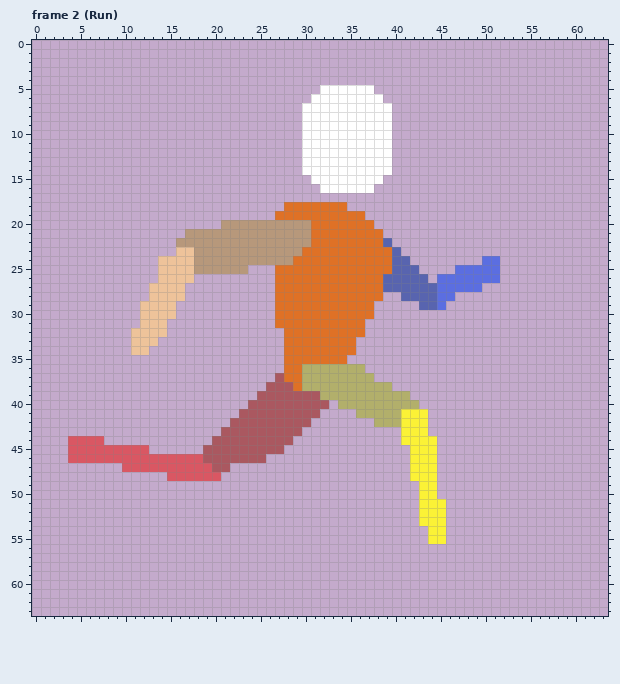
One commit to this pixel-art file: Assets/Art/Player/player_test.aseprite. The first picture shows the starting point.
64x64 pixels, 11 frames. Shown: frame 2 (Run). The commit also changed other frames, which this record leaves out.
The result:
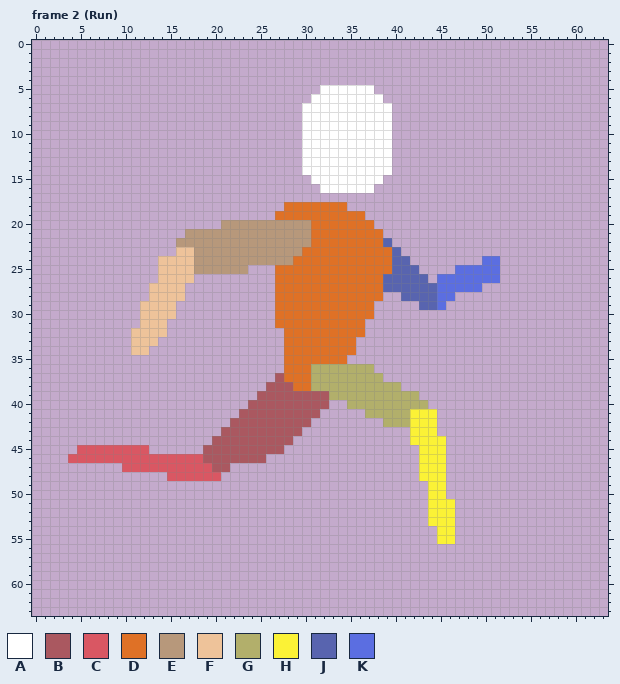
Palette (. is transparent): A #ffffff  B #aa5860  C #d95763  D #df7126  E #b7987b  F #eec39a  G #b2af6b  H #fbf236  J #5864af  K #5b6ee1
The edit:
{"where": "frame 2 (Run), layers \"front-leg\", \"back-leg\""}
{"frame":2,"y":36,"x":30,"old":"G","new":"D"}
{"frame":2,"y":36,"x":37,"old":".","new":"G"}
{"frame":2,"y":37,"x":30,"old":"G","new":"D"}
{"frame":2,"y":37,"x":38,"old":".","new":"G"}
{"frame":2,"y":38,"x":30,"old":"G","new":"D"}
{"frame":2,"y":38,"x":40,"old":".","new":"G"}
{"frame":2,"y":39,"x":32,"old":"G","new":"B"}
{"frame":2,"y":39,"x":42,"old":".","new":"G"}
{"frame":2,"y":40,"x":34,"old":"G","new":"."}
{"frame":2,"y":40,"x":43,"old":".","new":"G"}
{"frame":2,"y":41,"x":36,"old":"G","new":"."}
{"frame":2,"y":41,"x":41,"old":"H","new":"G"}
{"frame":2,"y":41,"x":44,"old":".","new":"H"}
{"frame":2,"y":42,"x":38,"old":"G","new":"."}
{"frame":2,"y":42,"x":41,"old":"H","new":"G"}
{"frame":2,"y":42,"x":44,"old":".","new":"H"}
{"frame":2,"y":43,"x":41,"old":"H","new":"."}
{"frame":2,"y":43,"x":44,"old":".","new":"H"}
{"frame":2,"y":44,"x":4,"old":"CCCC","new":"...."}
{"frame":2,"y":44,"x":41,"old":"H","new":"."}
{"frame":2,"y":44,"x":45,"old":".","new":"H"}
{"frame":2,"y":45,"x":4,"old":"C","new":"."}
{"frame":2,"y":45,"x":42,"old":"H","new":"."}
{"frame":2,"y":45,"x":45,"old":".","new":"H"}
{"frame":2,"y":46,"x":42,"old":"H","new":"."}
{"frame":2,"y":46,"x":45,"old":".","new":"H"}
{"frame":2,"y":47,"x":42,"old":"H","new":"."}
{"frame":2,"y":47,"x":45,"old":".","new":"H"}
{"frame":2,"y":48,"x":42,"old":"H","new":"."}
{"frame":2,"y":48,"x":45,"old":".","new":"H"}
{"frame":2,"y":49,"x":43,"old":"H","new":"."}
{"frame":2,"y":49,"x":45,"old":".","new":"H"}
{"frame":2,"y":50,"x":43,"old":"H","new":"."}
{"frame":2,"y":50,"x":45,"old":".","new":"H"}
{"frame":2,"y":51,"x":43,"old":"H","new":"."}
{"frame":2,"y":51,"x":46,"old":".","new":"H"}
{"frame":2,"y":52,"x":43,"old":"H","new":"."}
{"frame":2,"y":52,"x":46,"old":".","new":"H"}
{"frame":2,"y":53,"x":43,"old":"H","new":"."}
{"frame":2,"y":53,"x":46,"old":".","new":"H"}
{"frame":2,"y":54,"x":44,"old":"H","new":"."}
{"frame":2,"y":54,"x":46,"old":".","new":"H"}
{"frame":2,"y":55,"x":44,"old":"H","new":"."}
{"frame":2,"y":55,"x":46,"old":".","new":"H"}
{"label":"changed","picture_box":[302,364,455,544]}
{"label":"erased","picture_box":[68,436,104,454]}
